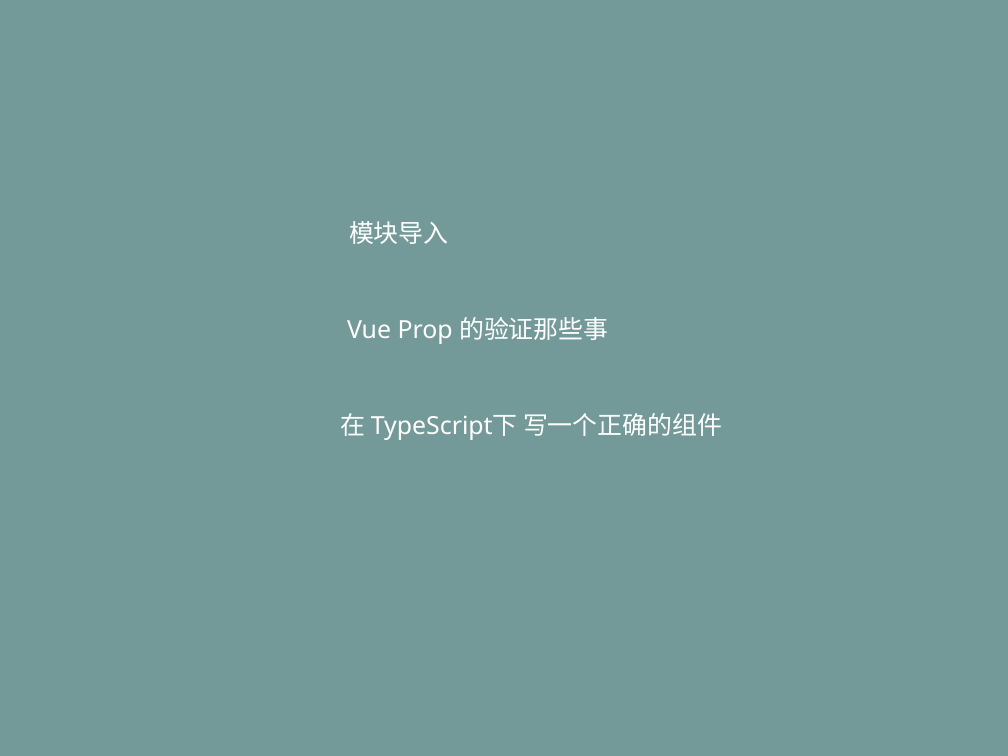
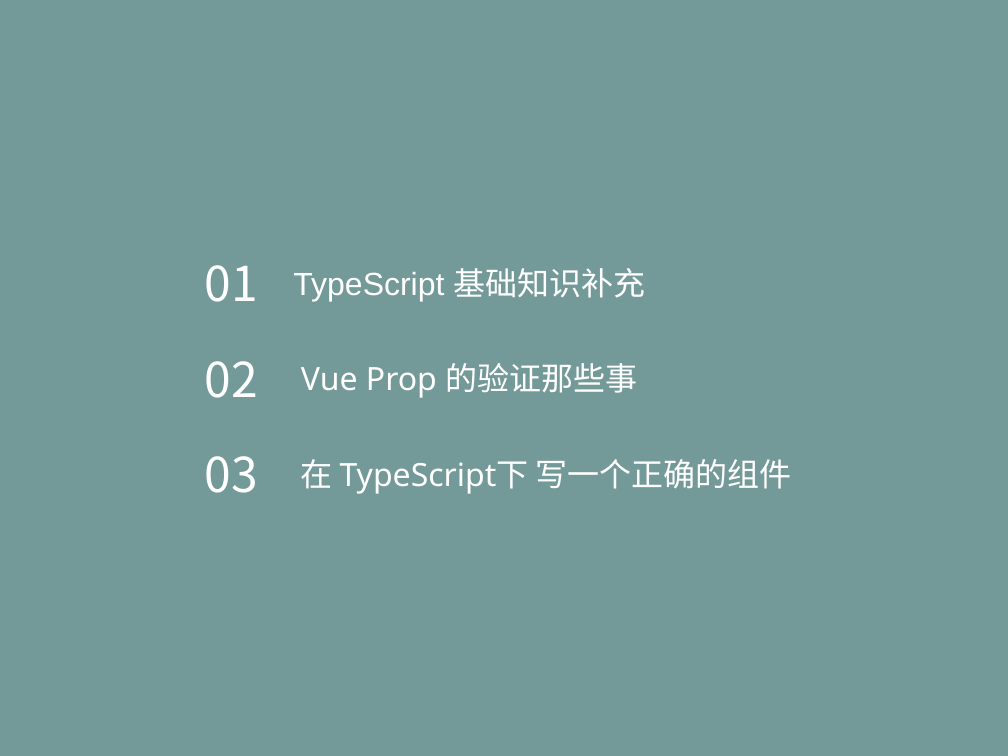
Before and after one commit to life0727/blog, a slide deck: slide 2 of ppt/typescript（三）.pptx. Drawn at 1008x756 pixels with LibreOffice and Linux fonts; fonts in the diff are those of the drawing. Boxes give left, top, right and bottom in pixels: in the first picture for what was removed or moved away, otherwise in the second. Text is boxed around its words. In the diff, an @@ line names an element or a change of style, - is before the commit and + after.

Commit message:
update ppt

```diff
--- a/ppt/typescript（三）.pptx
+++ b/ppt/typescript（三）.pptx
@@ text added at [205,265,258,302], 54 pt, text #FFFFFF @@
+01
@@ text at [293,268,645,301]: text changed; size 28 to 36 pt @@
-模块导入
+TypeScript 基础知识补充
@@ text "Vue Prop 的验证那些事": place and size @@
-text "Vue Prop 的验证那些事" at [347,317,608,344]
+text "Vue Prop 的验证那些事" at [301,363,637,398]
@@ text "Vue Prop 的验证那些事" at [301,363,637,398]: size 28 to 36 pt @@
@@ text added at [205,361,258,398], 54 pt, text #FFFFFF @@
+02
@@ text "在 TypeScript下 写一个正确的组件" at [300,459,792,494]: size 28 to 36 pt @@
@@ text "在 TypeScript下 写一个正确的组件": place and size @@
-text "在 TypeScript下 写一个正确的组件" at [340,413,722,440]
+text "在 TypeScript下 写一个正确的组件" at [300,459,792,494]
@@ text added at [205,456,258,493], 54 pt, text #FFFFFF @@
+03
```
Also in this commit, not shown: 3 other slides changed, 7 slides added.
